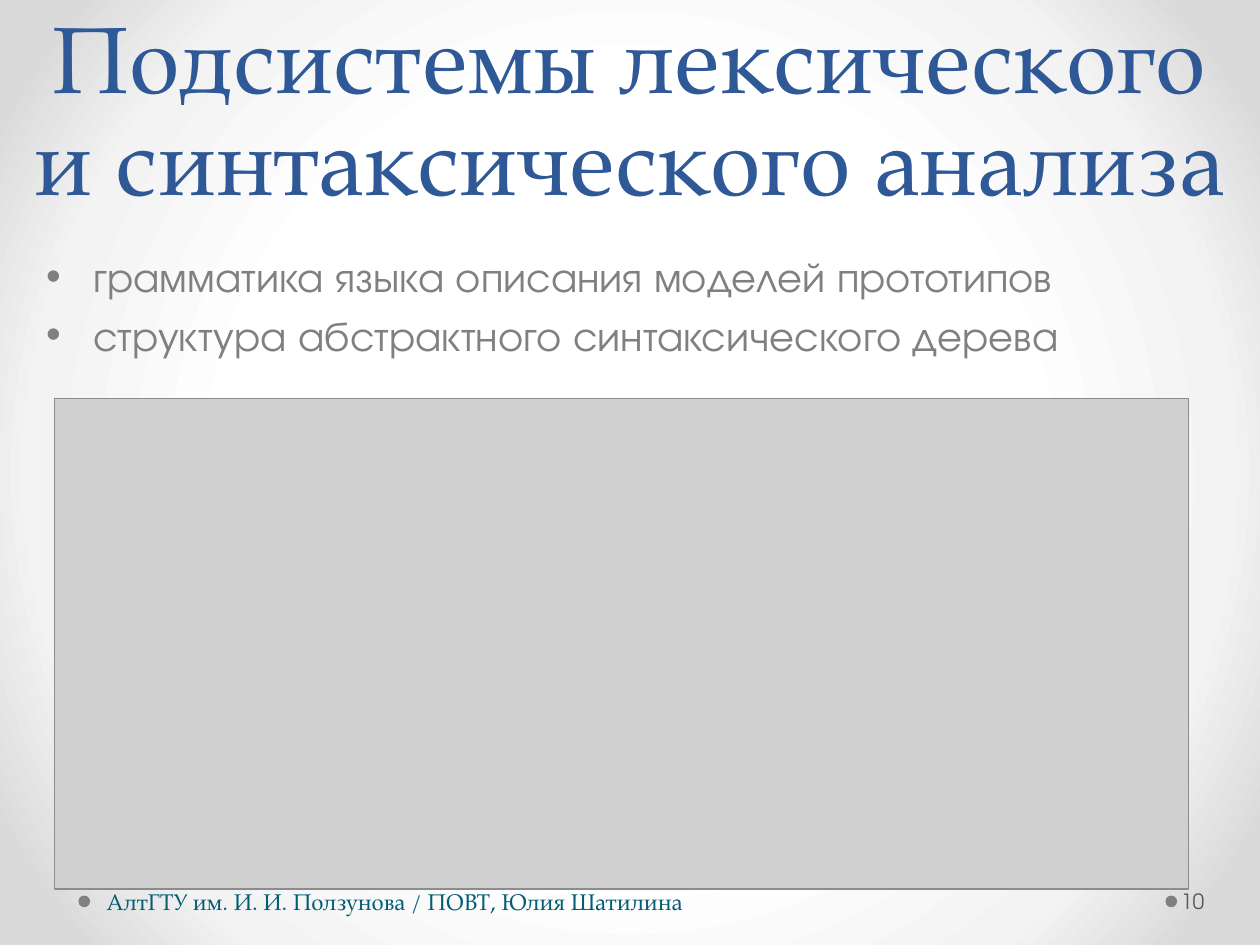
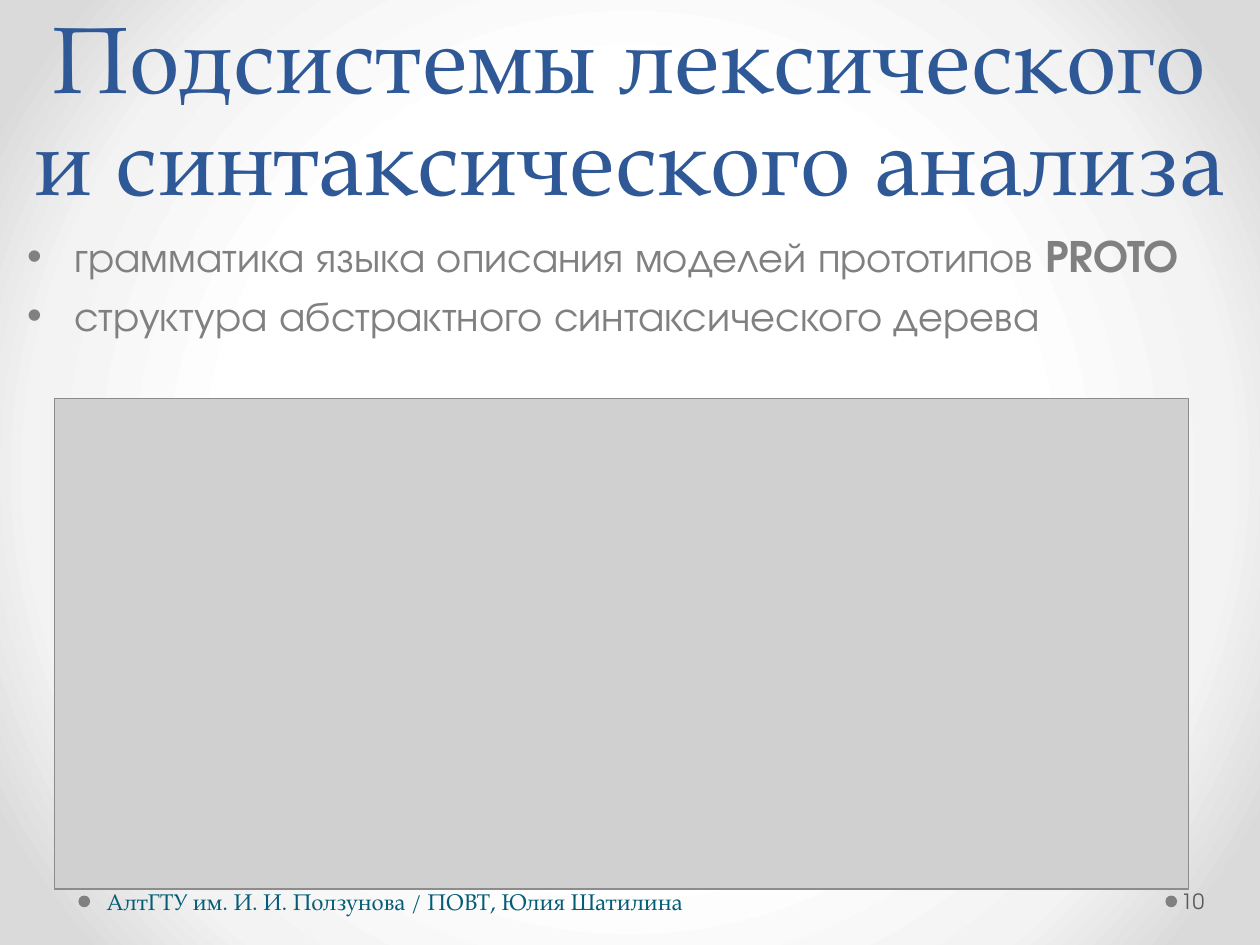
Before and after one commit to hisohito/proto-doc, a slide deck: slide 10 of shatilina.pptx. Drawn at 1260x945 pixels with LibreOffice and Linux fonts; fonts in the diff are those of the drawing; grey boxes stand for pictures. Boxes give left, top, right and bottom in pixels: in the first picture for what was removed or moved away, otherwise in the second. Text is boxed around its words. In the diff, an @@ line names an element or a change of style, - is before the commit and + after.

```diff
--- a/shatilina.pptx
+++ b/shatilina.pptx
@@ text "грамматика языка описания моделей прототипов ...": place and size @@
-text "грамматика языка описания моделей прототипов ..." at box(94, 263, 1059, 359)
+text "грамматика языка описания моделей прототипов ..." at box(75, 240, 1179, 339)
@@ text at box(75, 240, 1179, 280): text changed @@
-• грамматика языка описания моделей прототипов
+• грамматика языка описания моделей прототипов PROTO
```
Also in this commit, not shown: 2 other slides changed.
